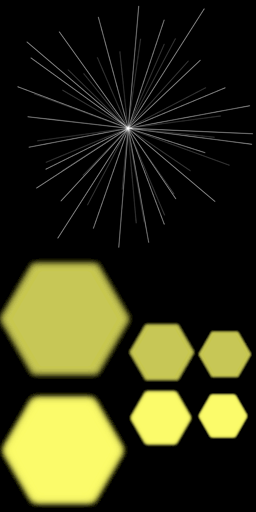
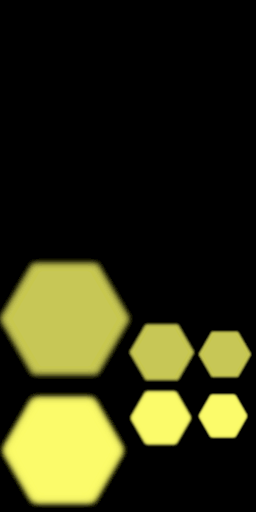
Layers edited between the first and the second 256x512 image:
added layer "Layer 4" above "Layer 1" over [17, 5, 254, 248]
